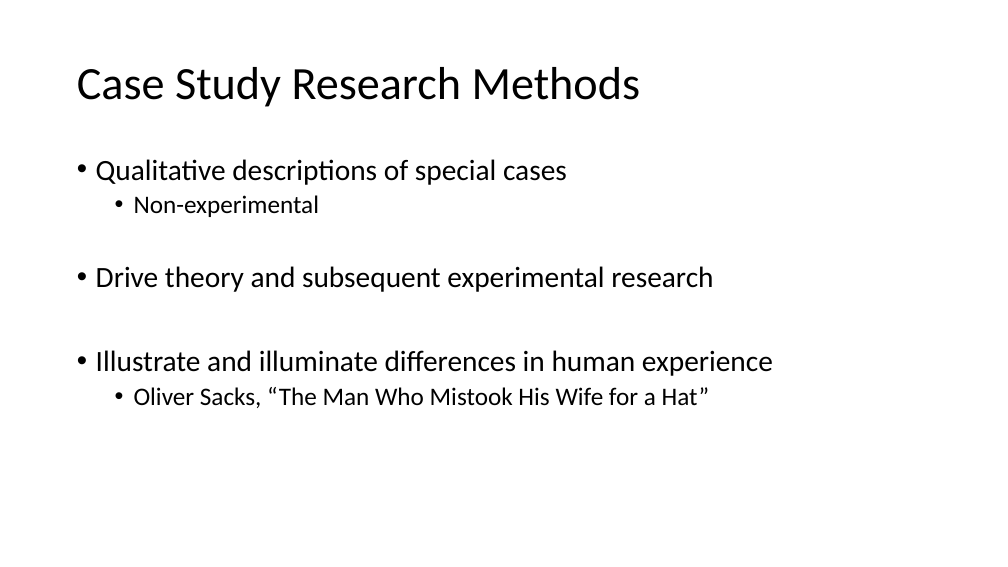
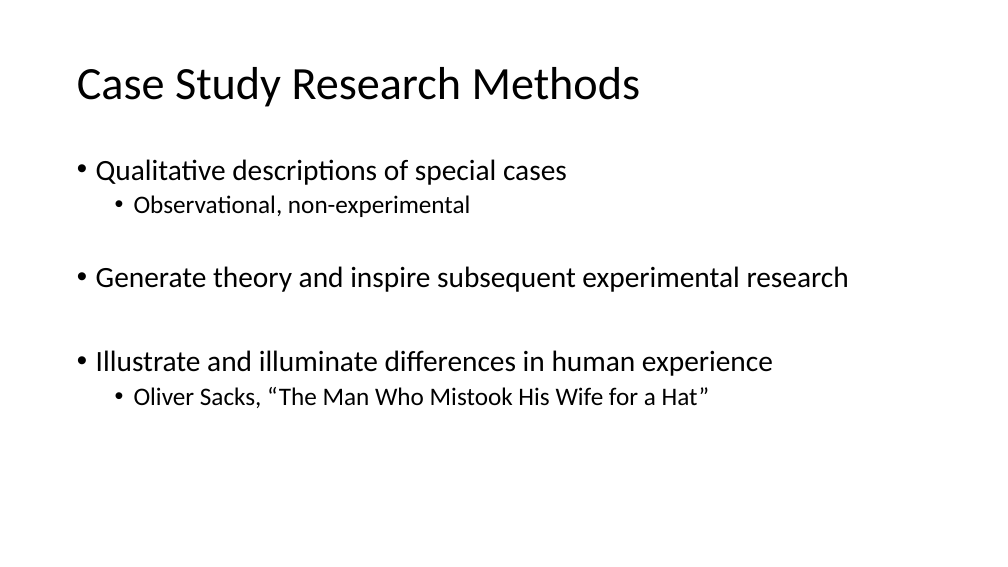
Before and after one commit to preber/Research-Methods, a slide deck: slide 6 of Class Slides 2024/Class 24.pptx. Drawn at 1008x567 pixels with LibreOffice and Linux fonts; fonts in the diff are those of the drawing. Boxes give left, top, right and bottom in pixels: in the first picture for what was removed or moved away, otherwise in the second. Text is boxed around its words. In the diff, an @@ line names an element or a change of style, - is before the commit and + after.

```diff
--- a/Class Slides 2024/Class 24.pptx
+++ b/Class Slides 2024/Class 24.pptx
@@ text at <box>96,195,849,292</box>: text changed @@
-  • Non-experimental
-• Drive theory and subsequent experimental research
+  • Observational, non-experimental
+• Generate theory and inspire subsequent experimental research
```
Also in this commit, not shown: 1 other slide changed, 24 other files.
